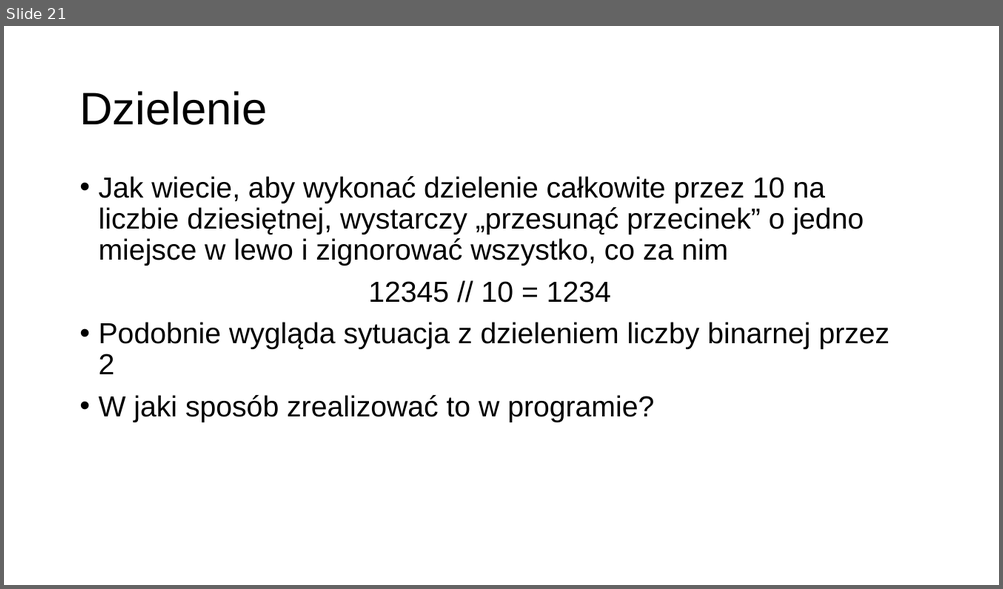
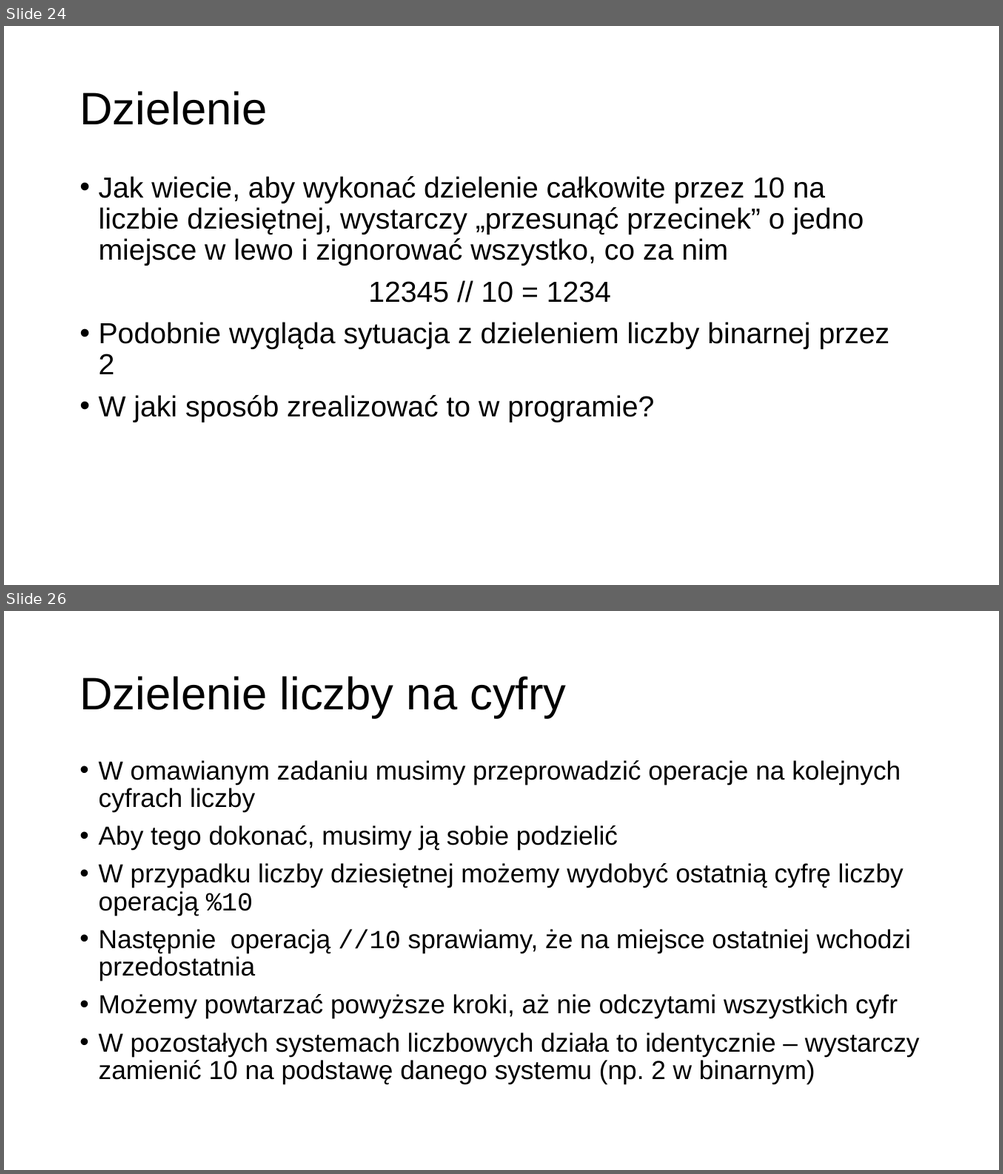
Before and after one commit to MikoStoro/ETI_Academy_Matura, a slide deck: prezentacje/Prezentacja2.pptx. Shown one above the other, each under a label of ours: slide 21 before the commit, slides 24 and 26 after it; the slides between them are not shown. The pictures are 1003x589 and 1003x1174 pixels, drawn with LibreOffice and Linux fonts; fonts in the diff are those of the drawing; background and template pictures are left out. Boxes give left, top, right and bottom in pixels: in the first picture for what was removed or moved away, otherwise in the second. Text is boxed around its words. In the diff, an @@ line names an element or a change of style, - is before the commit and + after.

```diff
--- a/prezentacje/Prezentacja2.pptx
+++ b/prezentacje/Prezentacja2.pptx
@@ slide 26 added at (x1=4, y1=611, x2=999, y2=1170), background picture (left out) @@
@@ title added at (x1=79, y1=676, x2=566, y2=718), 44 pt, text #000000 @@
+Dzielenie liczby na cyfry
@@ text added at (x1=99, y1=760, x2=919, y2=1085), 25.2 pt, text #000000 @@
+• W omawianym zadaniu musimy przeprowadzić operacje na kolejnych cyfrach liczby
+• Aby tego dokonać, musimy ją sobie podzielić
+• W przypadku liczby dziesiętnej możemy wydobyć ostatnią cyfrę liczby operacją %10
+• Następnie operacją //10 sprawiamy, że na miejsce ostatniej wchodzi przedostatnia
+• Możemy powtarzać powyższe kroki, aż nie odczytami wszystkich cyfr
+• W pozostałych systemach liczbowych działa to identycznie – wystarczy zamienić 10 na podstawę danego systemu (np. 2 w binarnym)
@@ what was slide 21 is now slide 24 @@
```
Also in this commit, not shown: 2 slides changed, 13 other slides added, 3 slides removed, 4 other files.
